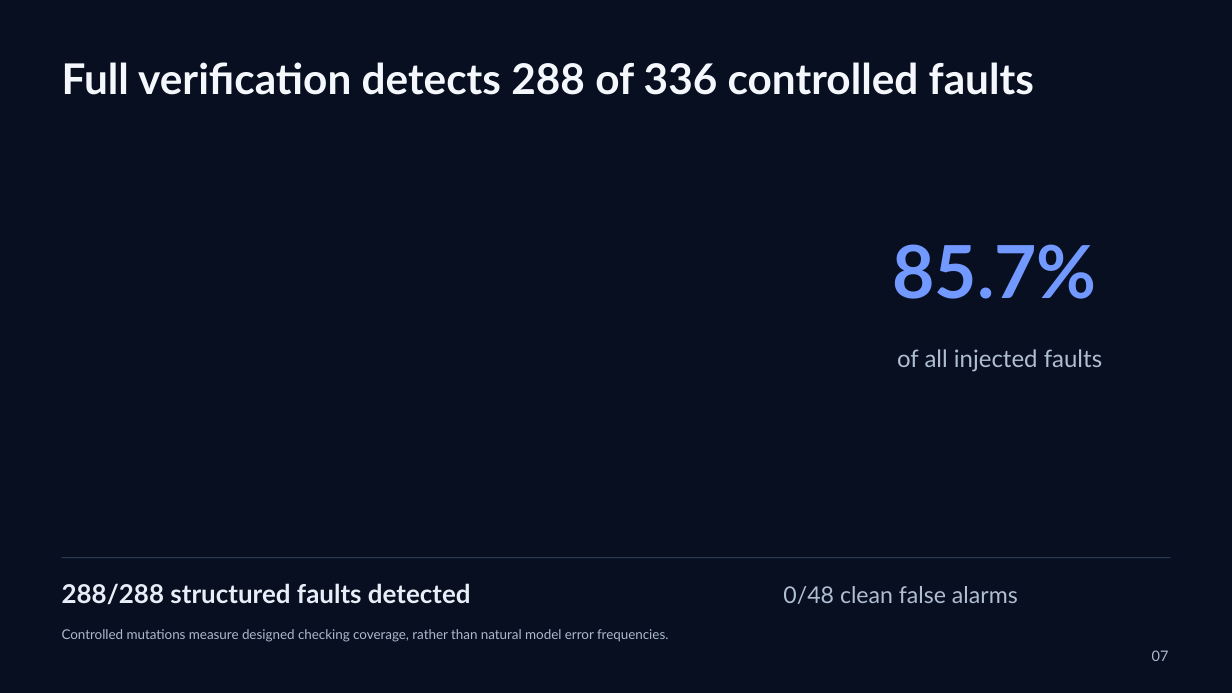
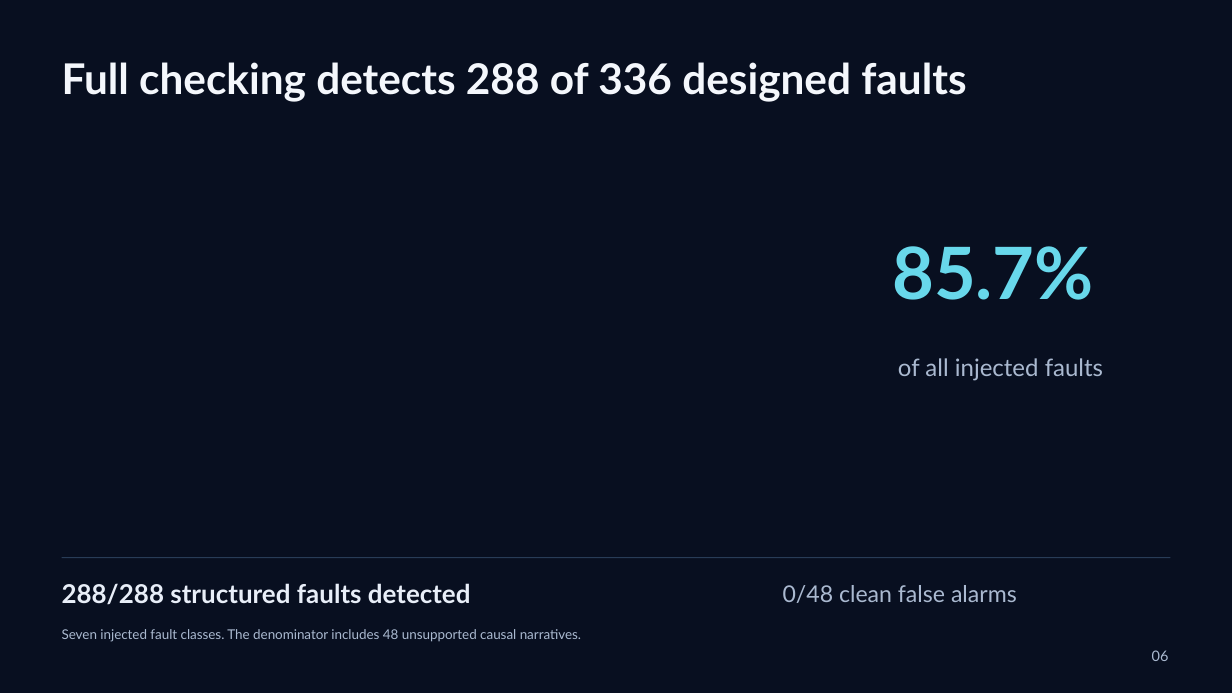
Before and after one commit to naazzarov/trustverify-ai-analysis, a slide deck: slide 6 of presentation/TrustVerify-Dark-Defense.pptx (slide 7 before the commit). Drawn at 1232x693 pixels with LibreOffice and Linux fonts; fonts in the diff are those of the drawing. Boxes give left, top, right and bottom in pixels: in the first picture for what was removed or moved away, otherwise in the second. Text is boxed around its words. In the diff, an @@ line names an element or a change of style, - is before the commit and + after.

```diff
--- a/presentation/TrustVerify-Dark-Defense.pptx
+++ b/presentation/TrustVerify-Dark-Defense.pptx
@@ text at bbox=[62, 62, 966, 102]: text changed @@
-Full verification detects 288 of 336 controlled faults
+Full checking detects 288 of 336 designed faults
@@ text "85.7%" at bbox=[892, 246, 1094, 300]: size 57 to 56.2 pt, text colour #7199FF to #68D8EB @@
@@ text "of all injected faults": place and size @@
-text "of all injected faults" at bbox=[897, 349, 1102, 372]
+text "of all injected faults" at bbox=[898, 358, 1103, 381]
@@ text "of all injected faults" at bbox=[898, 358, 1103, 381]: text colour #AFBED2 to #AAB9D0 @@
@@ text at bbox=[62, 629, 581, 642]: text changed @@
-Controlled mutations measure designed checking coverage, rather than natural model error frequencies.
+Seven injected fault classes. The denominator includes 48 unsupported causal narratives.
@@ text at bbox=[1152, 650, 1169, 661]: text changed @@
-07
+06
```
Also in this commit, not shown: 6 other slides changed, 15 slides added, 9 slides removed, 41 other files.
